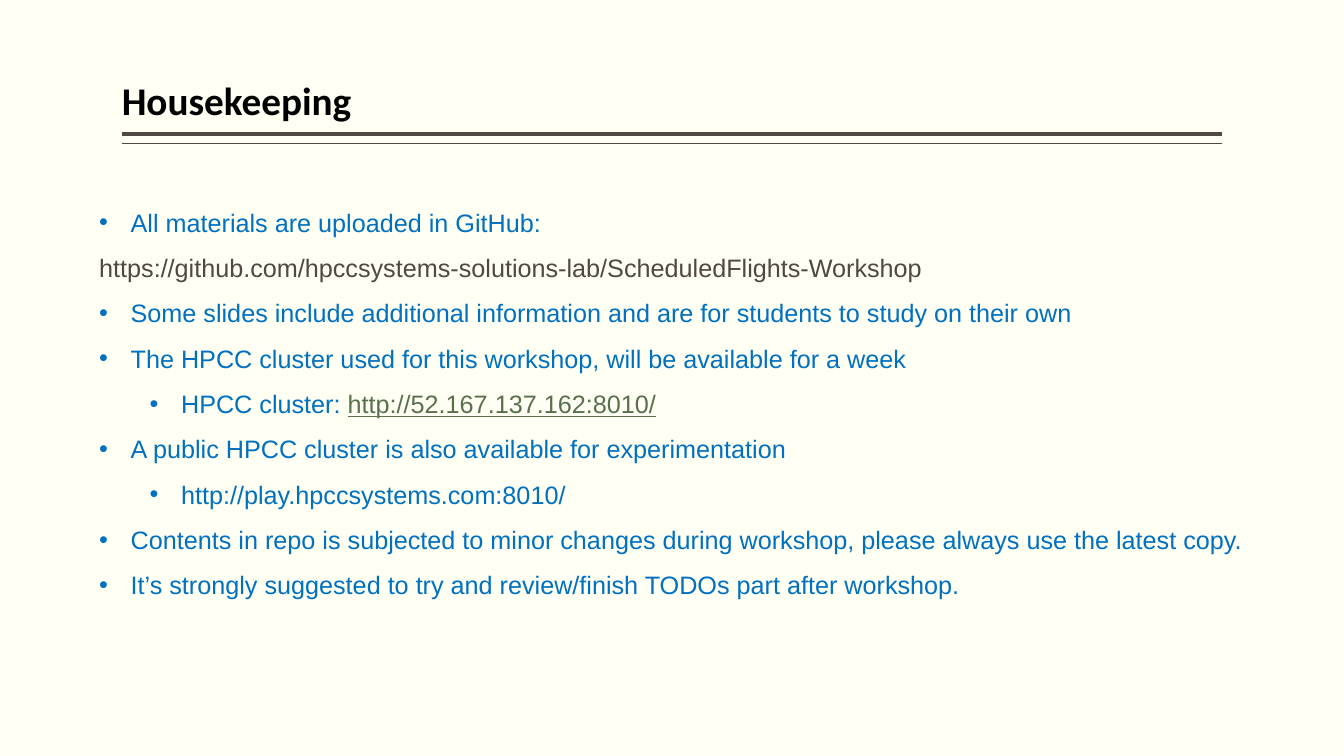
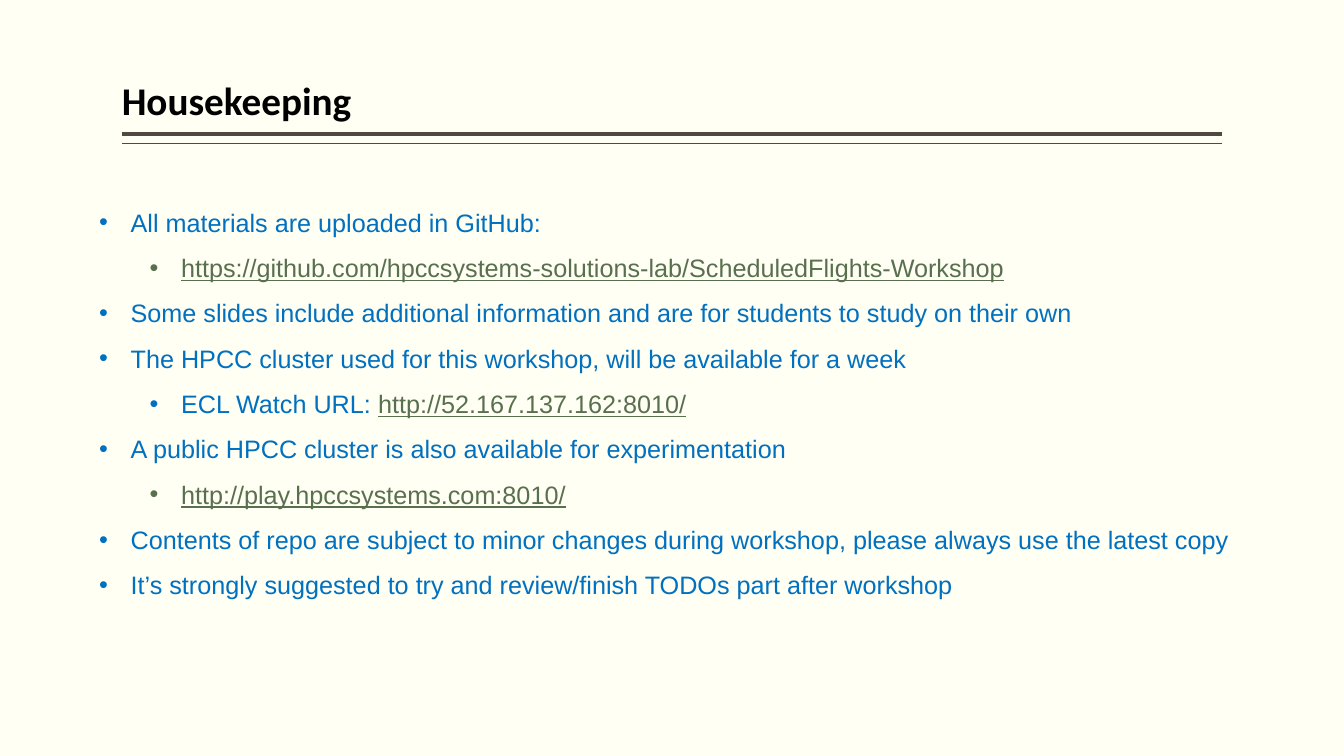
Before and after one commit to hpccsystems-solutions-lab/ScheduledFlights-Workshop, a slide deck: slide 2 of BigData-ECL.pptx. Drawn at 1344x756 pixels with LibreOffice and Linux fonts; fonts in the diff are those of the drawing. Boxes give left, top, right and bottom in pixels: in the first picture for what was removed or moved away, otherwise in the second. Text is boxed around its words. In the diff, an @@ line names an element or a change of style, - is before the commit and + after.

Commit message:
Minor typos

```diff
--- a/BigData-ECL.pptx
+++ b/BigData-ECL.pptx
@@ text at [181, 258, 1004, 509]: text colour #514843 to #59704F in "https://github.com/hpccsystems-solutions-lab/ScheduledFlight ..."; underline on in "https://github.com/hpccsystems-solutions-lab/ScheduledFlight ...", "http://play.hpccsystems.com:8010/"; text colour #0070C0 to #59704F in "http://play.hpccsystems.com:8010/"; bullet none to •; list level 1 to 2 in "https://github.com/hpccsystems-solutions-lab/ScheduledFlight ..." @@
@@ text at [181, 394, 686, 418]: text changed @@
-  • HPCC cluster: http://52.167.137.162:8010/
+  • ECL Watch URL: http://52.167.137.162:8010/
@@ text at [131, 530, 1228, 600]: text changed @@
-• Contents in repo is subjected to minor changes during workshop, please always use the latest copy.
-• It’s strongly suggested to try and review/finish TODOs part after workshop.
+• Contents of repo are subject to minor changes during workshop, please always use the latest copy
+• It’s strongly suggested to try and review/finish TODOs part after workshop
```
Also in this commit, not shown: 2 other slides changed.
